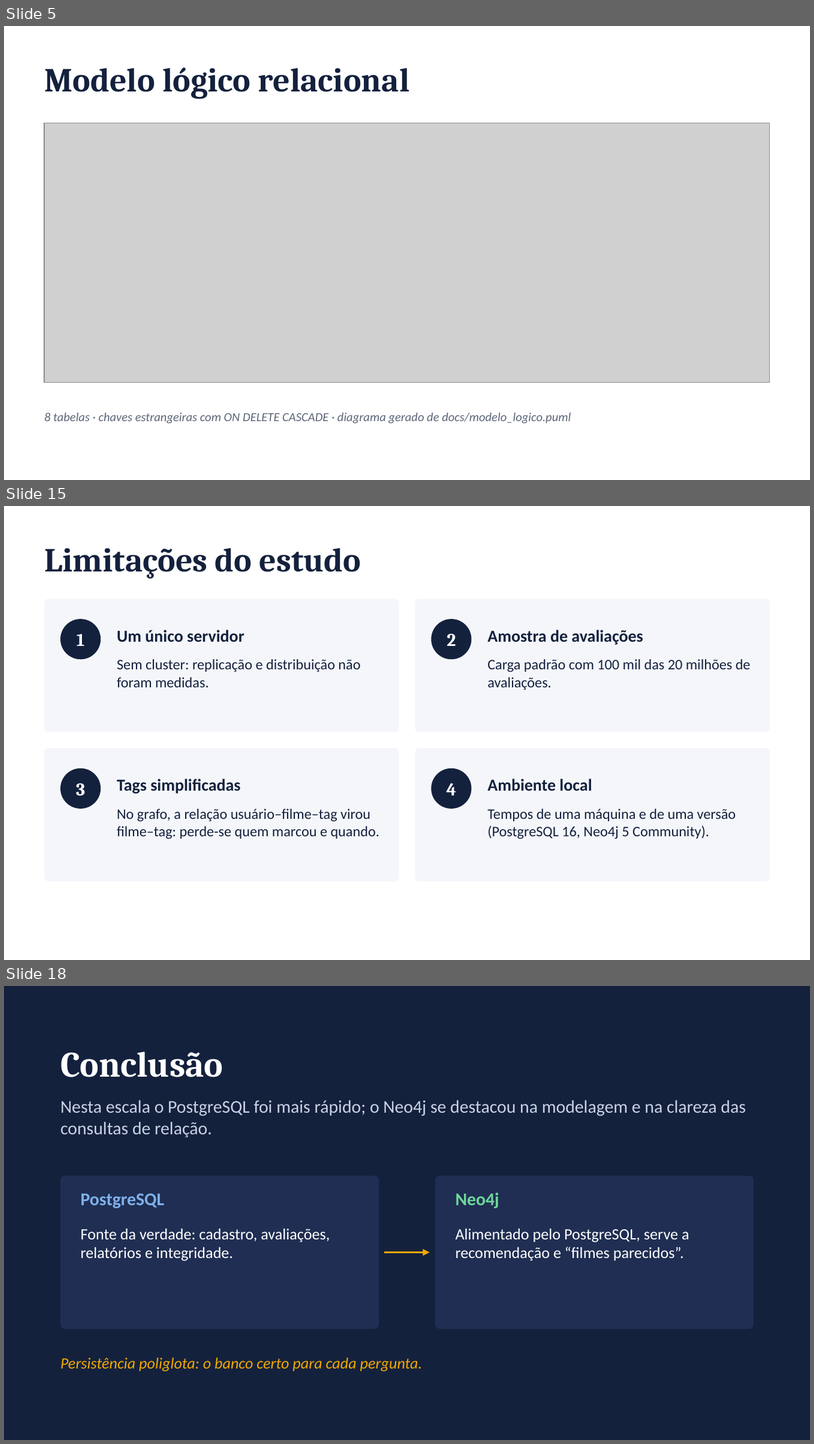
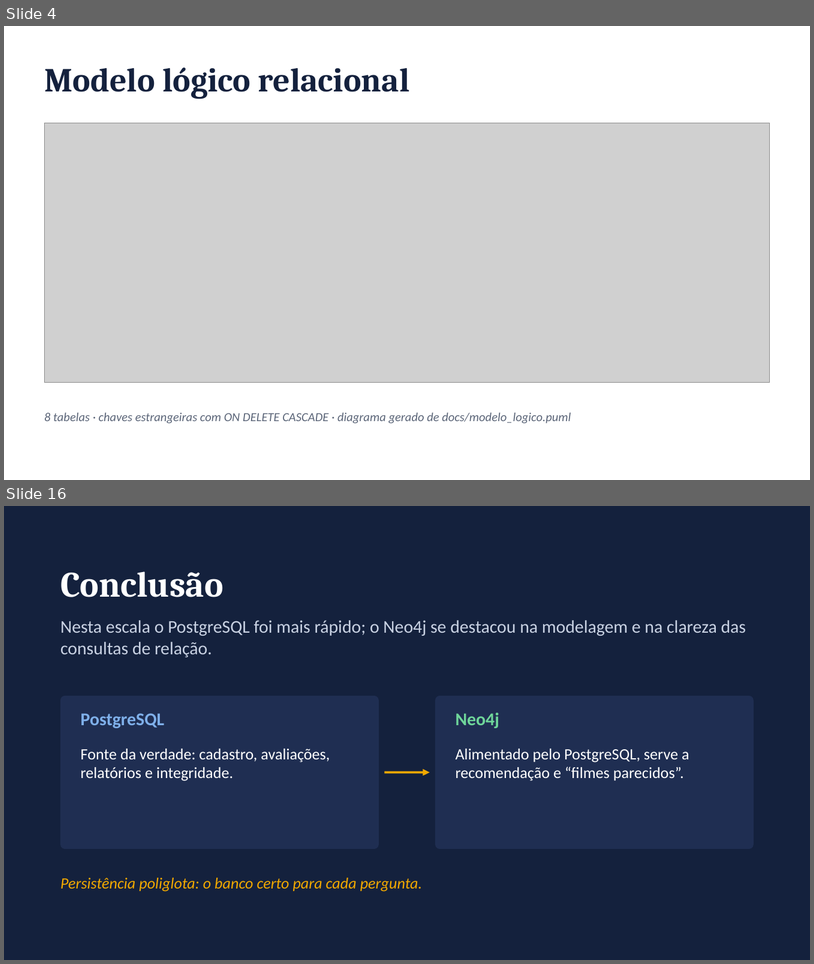
Before and after one commit to FineiasAntonio/BancoDeDados, a slide deck: docs/apresentacao.pptx. Shown one above the other, each under a label of ours: slides 5, 15 and 18 before the commit, slides 4 and 16 after it; the slides between them are not shown. The pictures are 814x1444 and 814x964 pixels, drawn with LibreOffice and Linux fonts; fonts in the diff are those of the drawing; grey boxes stand for pictures. Boxes give left, top, right and bottom in pixels: in the first picture for what was removed or moved away, otherwise in the second. Text is boxed around its words. In the diff, an @@ line names an element or a change of style, - is before the commit and + after.

```diff
--- a/docs/apresentacao.pptx
+++ b/docs/apresentacao.pptx
@@ slide 15 removed at (x1=4, y1=506, x2=810, y2=960), background #FFFFFF @@
@@ text removed at (x1=44, y1=548, x2=362, y2=579) @@
-Limitações do estudo
@@ rounded rectangle removed at (x1=44, y1=599, x2=399, y2=732) @@
@@ rounded rectangle removed at (x1=415, y1=599, x2=770, y2=732) @@
@@ ellipse removed at (x1=60, y1=619, x2=101, y2=659) @@
-1
@@ text removed at (x1=117, y1=630, x2=244, y2=642) @@
-Um único servidor
@@ ellipse removed at (x1=431, y1=619, x2=472, y2=659) @@
-2
@@ text removed at (x1=488, y1=630, x2=643, y2=645) @@
-Amostra de avaliações
@@ text removed at (x1=117, y1=659, x2=360, y2=687) @@
-Sem cluster: replicação e distribuição não foram medidas.
@@ text removed at (x1=488, y1=659, x2=751, y2=690) @@
-Carga padrão com 100 mil das 20 milhões de avaliações.
@@ rounded rectangle removed at (x1=44, y1=748, x2=399, y2=881) @@
@@ rounded rectangle removed at (x1=415, y1=748, x2=770, y2=881) @@
@@ ellipse removed at (x1=60, y1=768, x2=101, y2=808) @@
-3
@@ ellipse removed at (x1=431, y1=768, x2=472, y2=808) @@
-4
@@ text removed at (x1=117, y1=778, x2=240, y2=793) @@
-Tags simplificadas
@@ text removed at (x1=488, y1=778, x2=592, y2=791) @@
-Ambiente local
@@ text removed at (x1=117, y1=808, x2=380, y2=838) @@
-No grafo, a relação usuário–filme–tag virou filme–tag: perde-se quem marcou e quando.
@@ text removed at (x1=488, y1=808, x2=737, y2=838) @@
-Tempos de uma máquina e de uma versão (PostgreSQL 16, Neo4j 5 Community).
@@ what was slide 5 is now slide 4 @@
@@ what was slide 18 is now slide 16 @@
```
Also in this commit, not shown: 10 slides changed, 1 other slide removed.
